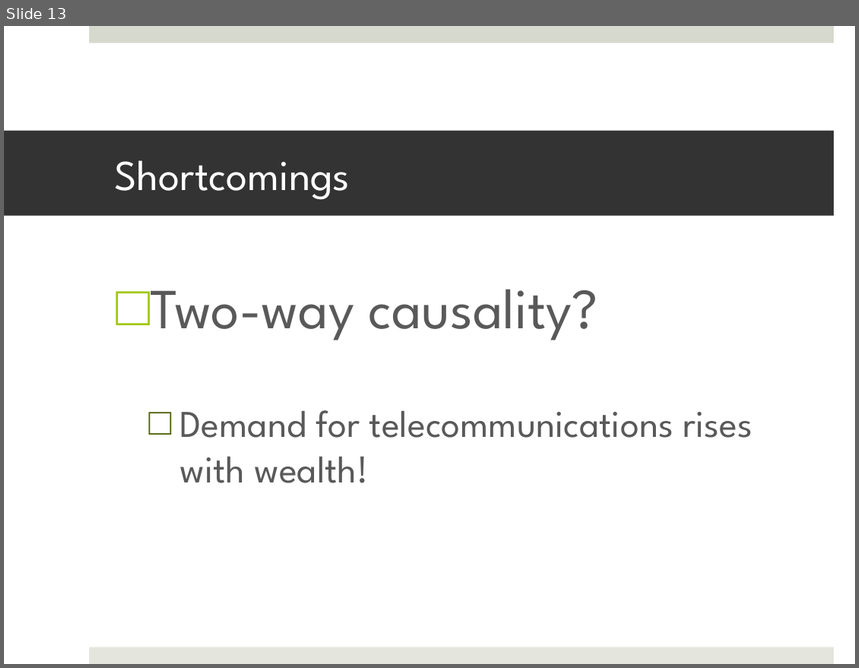
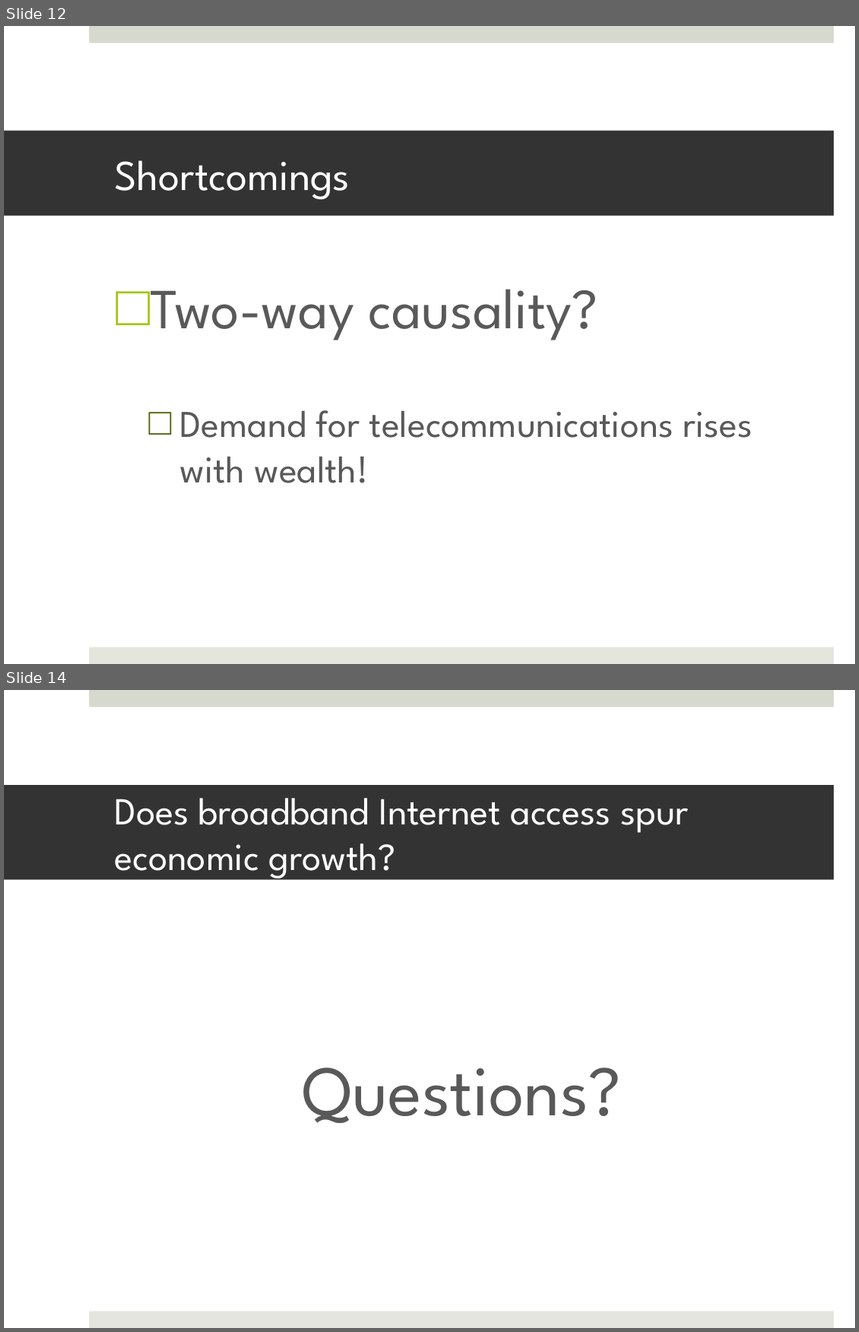
Before and after one commit to colin-scott/economic-impact-broadband, a slide deck: final-paper/presentation/colin-slides.pptx. Shown one above the other, each under a label of ours: slide 13 before the commit, slides 12 and 14 after it; the slides between them are not shown. The pictures are 859x668 and 859x1332 pixels, drawn with LibreOffice and Linux fonts; fonts in the diff are those of the drawing. Boxes give left, top, right and bottom in pixels: in the first picture for what was removed or moved away, otherwise in the second. Text is boxed around its words. In the diff, an @@ line names an element or a change of style, - is before the commit and + after.

```diff
--- a/final-paper/presentation/colin-slides.pptx
+++ b/final-paper/presentation/colin-slides.pptx
@@ slide 14 added at (x1=4, y1=690, x2=855, y2=1328), background #FFFFFF; not listed: 2 template elements that a slide beside it also shows @@
@@ title added at (x1=4, y1=785, x2=834, y2=880), fill #333333, 32.4 pt, text #FFFFFF @@
+Does broadband Internet access spur economic growth?
@@ text added at (x1=303, y1=1068, x2=622, y2=1123), 60 pt, text #595959 @@
+Questions?
@@ what was slide 13 is now slide 12 @@
```
Also in this commit, not shown: 2 slides changed, 1 slide removed, 1 other file.
